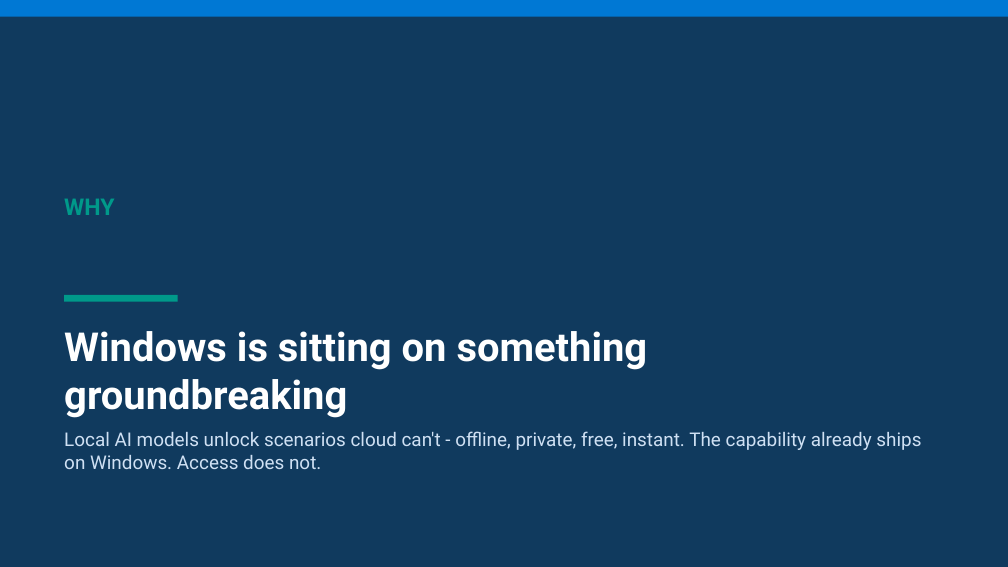
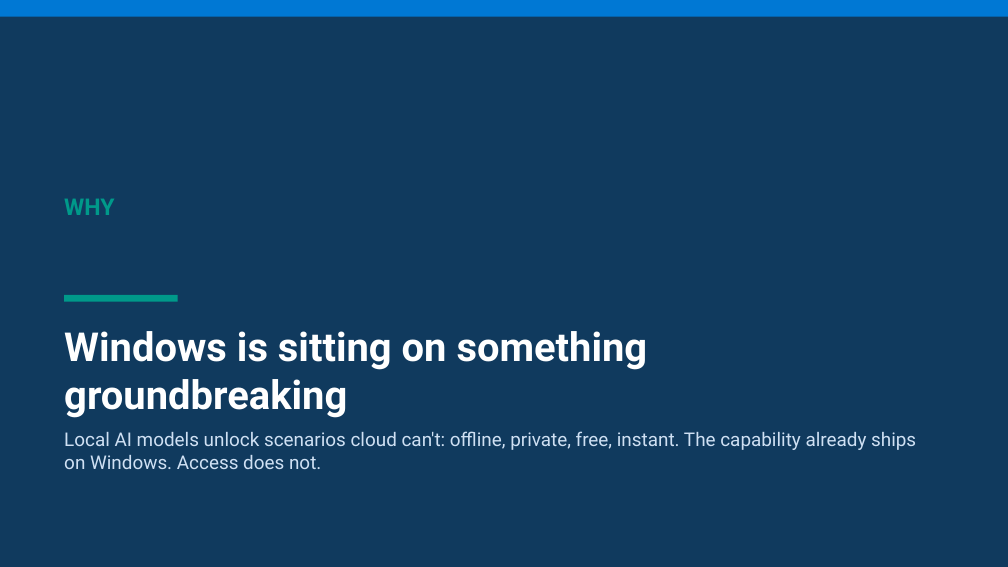
Before and after one commit to aclinick/claros, a slide deck: slide 2 of docs/pitch/live-voiceover.pptx. Drawn at 1008x567 pixels with LibreOffice and Linux fonts; fonts in the diff are those of the drawing. Boxes give left, top, right and bottom in pixels: in the first picture for what was removed or moved away, otherwise in the second. Text is boxed around its words. In the diff, an @@ line names an element or a change of style, - is before the commit and + after.

```diff
--- a/docs/pitch/live-voiceover.pptx
+++ b/docs/pitch/live-voiceover.pptx
@@ text at [64,431,916,469]: text changed @@
-Local AI models unlock scenarios cloud can't - offline, private, free, instant. The capability already ships on Windows. Access does not.
+Local AI models unlock scenarios cloud can't: offline, private, free, instant. The capability already ships on Windows. Access does not.
```
Also in this commit, not shown: 13 other slides changed, 10 other files.
